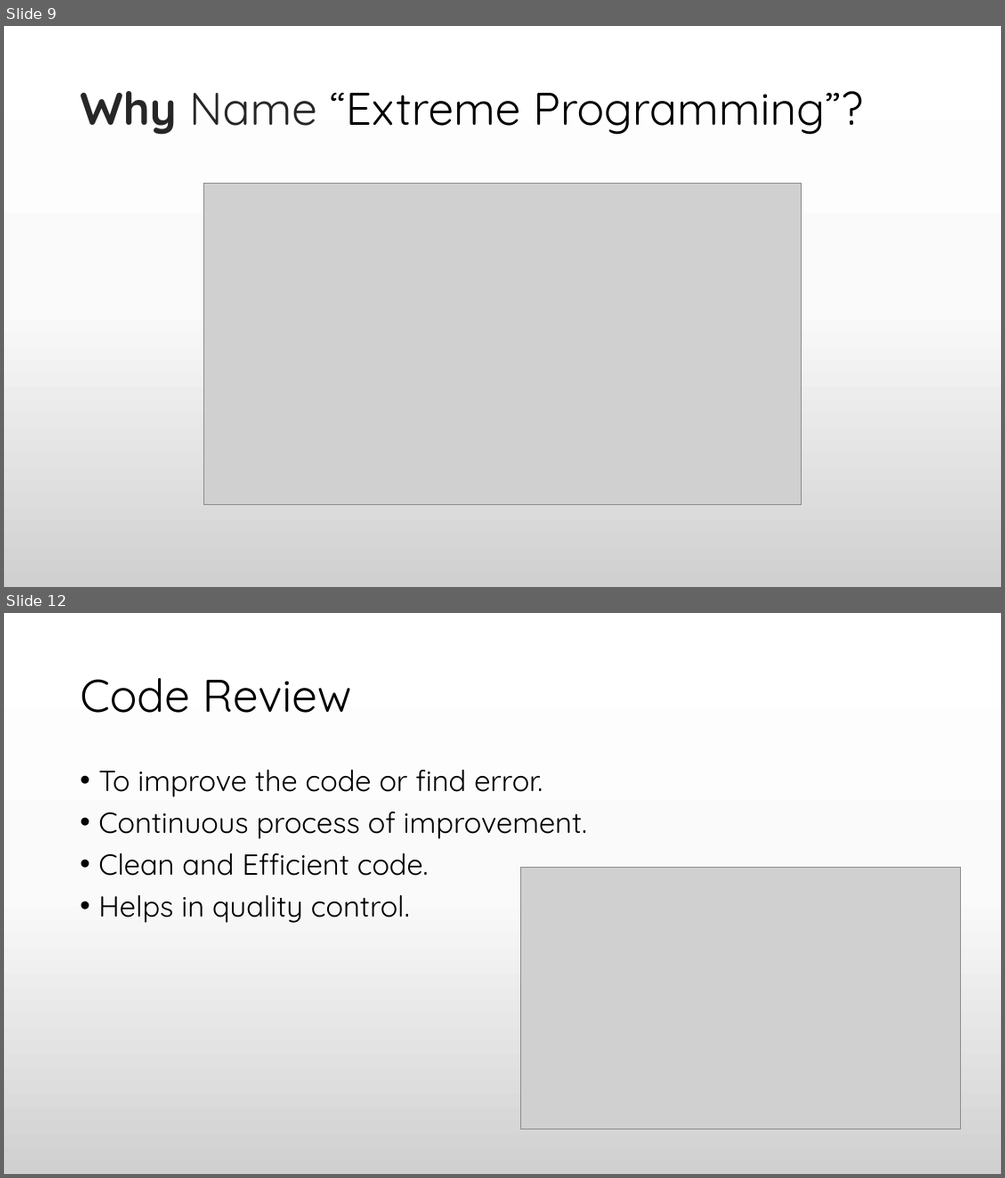
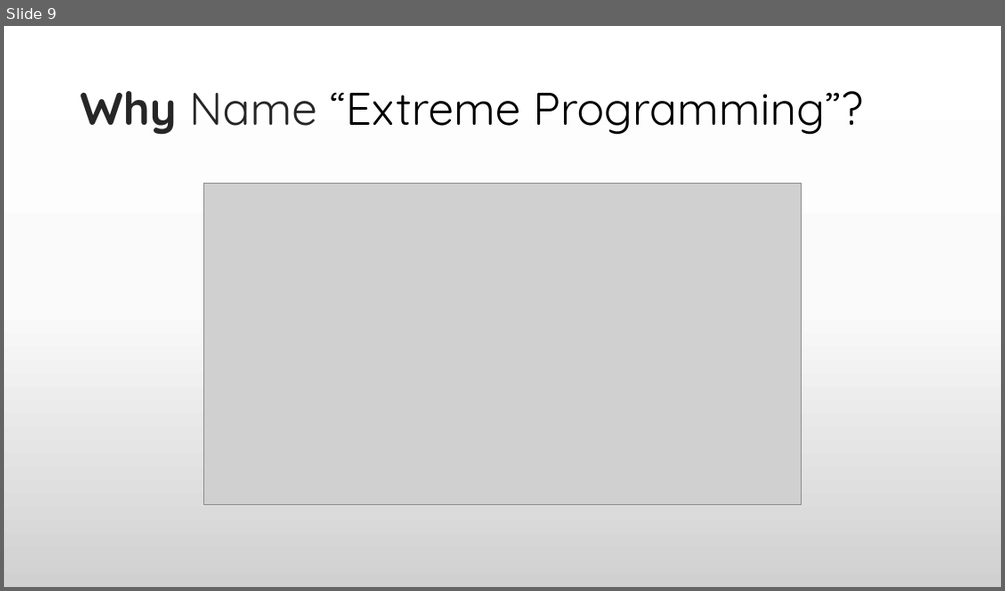
Before and after one commit to praash47/aasn-iii, a slide deck: extreme_programming.pptx. Shown one above the other, each under a label of ours: slides 9 and 12 before the commit, slide 9 after it; the slides between them are not shown. The pictures are 1005x1178 and 1005x591 pixels, drawn with LibreOffice and Linux fonts; fonts in the diff are those of the drawing; grey boxes stand for pictures. Boxes give left, top, right and bottom in pixels: in the first picture for what was removed or moved away, otherwise in the second. Text is boxed around its words. In the diff, an @@ line names an element or a change of style, - is before the commit and + after.

```diff
--- a/extreme_programming.pptx
+++ b/extreme_programming.pptx
@@ slide 12 removed at (x1=4, y1=613, x2=1001, y2=1174), background gradient #FFFFFF to #FBFBFB to #D1D1D1 @@
@@ title removed at (x1=80, y1=678, x2=352, y2=713) @@
-Code Review
@@ text removed at (x1=98, y1=770, x2=587, y2=923) @@
-• To improve the code or find error.
-• Continuous process of improvement.
-• Clean and Efficient code.
-• Helps in quality control.
@@ picture removed at (x1=521, y1=867, x2=961, y2=1129) @@
```
Also in this commit, not shown: 2 slides changed, 6 other slides removed, 2 other files.
